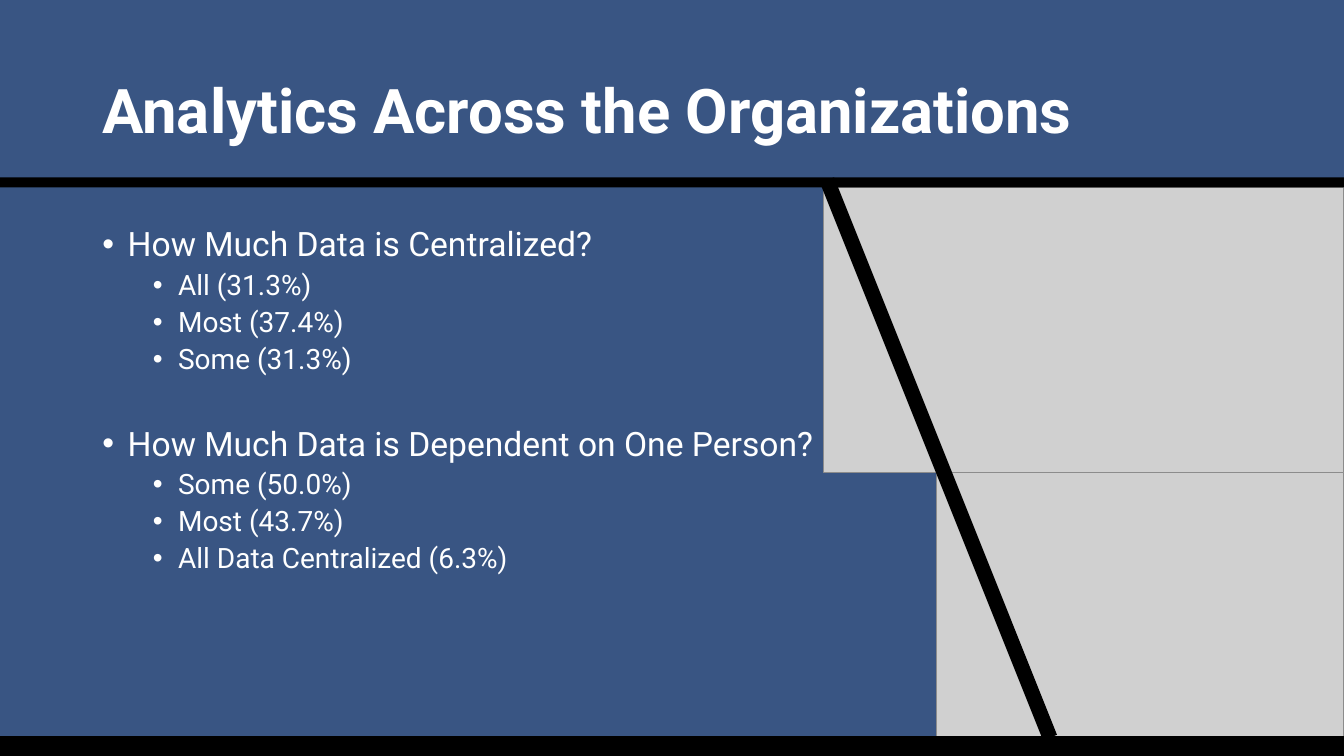
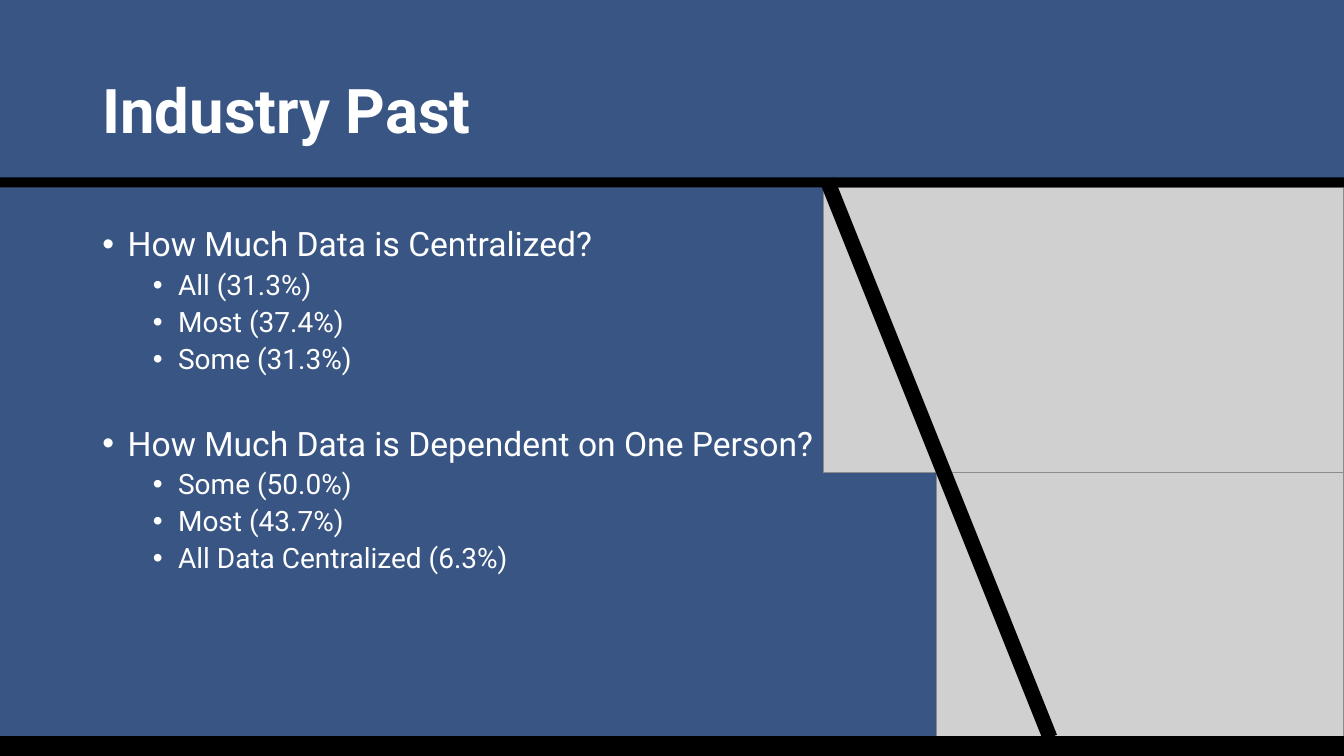
Before and after one commit to SuperMarioGiacomazzo/STOR390_WEBSITE, a slide deck: slide 3 of Slides/Sports Analytics 3/Sports_Analytics_3_Lecture.pptx. Drawn at 1344x756 pixels with LibreOffice and Linux fonts; fonts in the diff are those of the drawing; grey boxes stand for pictures. Boxes give left, top, right and bottom in pixels: in the first picture for what was removed or moved away, otherwise in the second. Text is boxed around its words. In the diff, an @@ line names an element or a change of style, - is before the commit and + after.

```diff
--- a/Slides/Sports Analytics 3/Sports_Analytics_3_Lecture.pptx
+++ b/Slides/Sports Analytics 3/Sports_Analytics_3_Lecture.pptx
@@ title at (102,87,471,146): text changed @@
-Analytics Across the Organizations
+Industry Past
```
Also in this commit, not shown: 4 other slides changed, 14 slides added, 3 slides removed, 3 other files.
